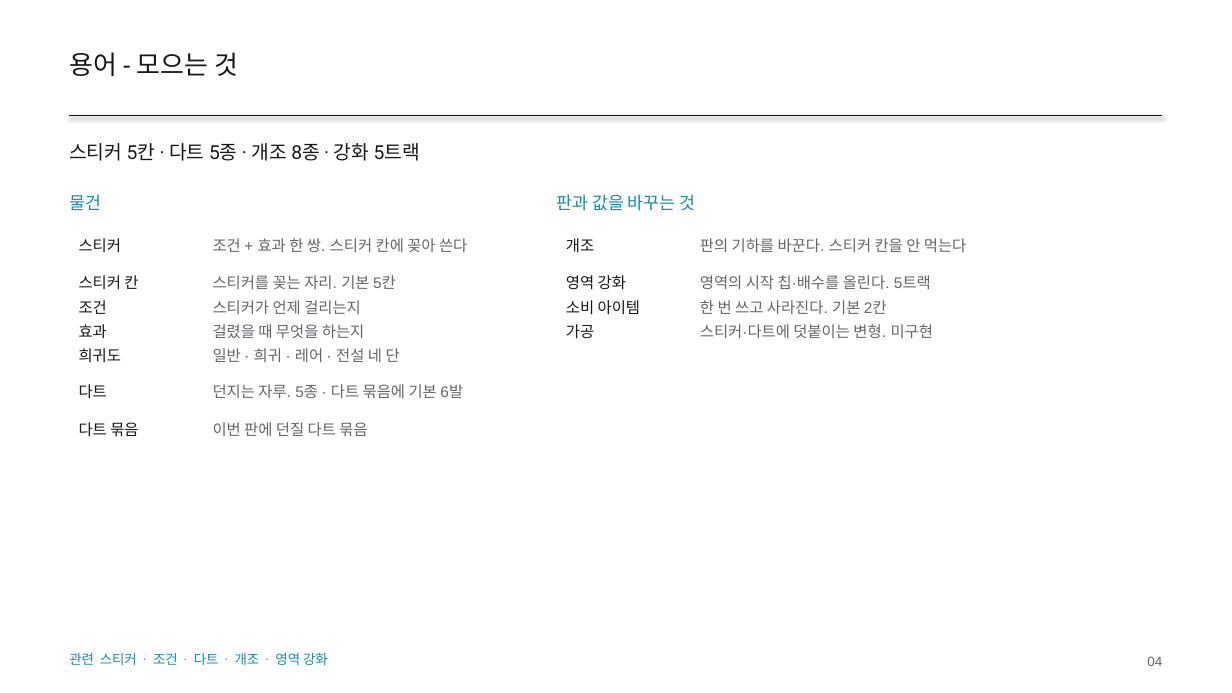
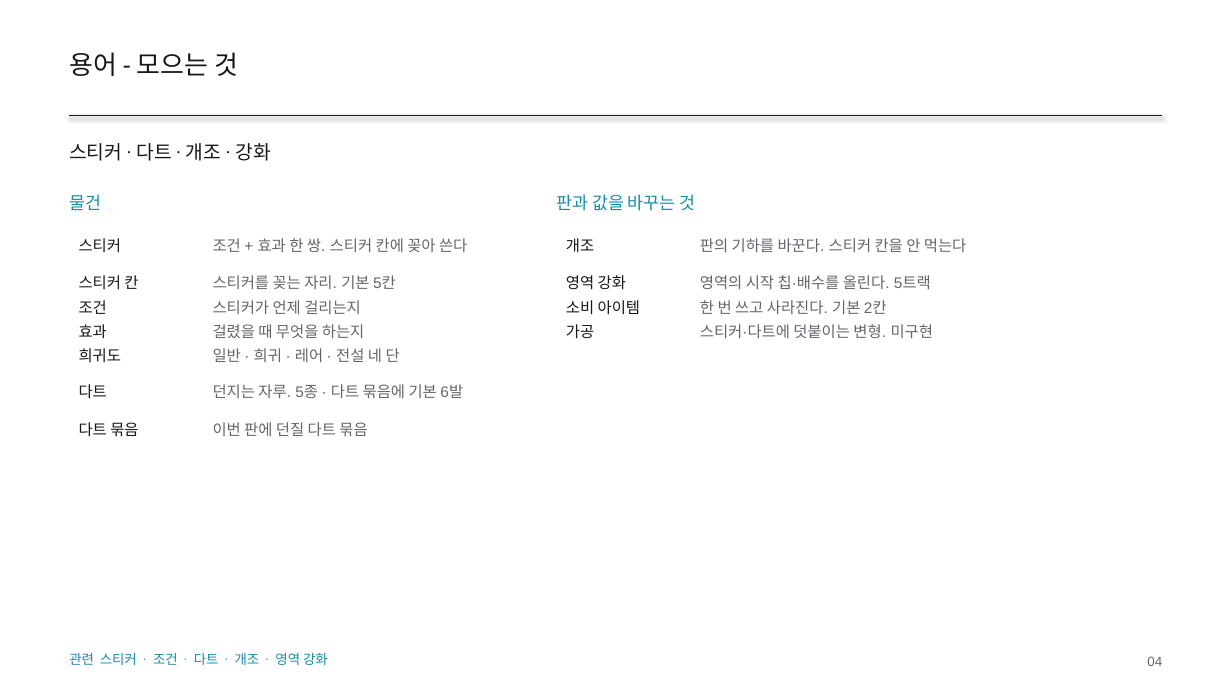
Before and after one commit to GGbong69/test-03, a slide deck: slide 4 of docs/HIGHTONE_기획서.pptx. Drawn at 1232x693 pixels with LibreOffice and Linux fonts; fonts in the diff are those of the drawing. Boxes give left, top, right and bottom in pixels: in the first picture for what was removed or moved away, otherwise in the second. Text is boxed around its words. In the diff, an @@ line names an element or a change of style, - is before the commit and + after.

```diff
--- a/docs/HIGHTONE_기획서.pptx
+++ b/docs/HIGHTONE_기획서.pptx
@@ text at bbox=[69, 143, 271, 161]: text changed @@
-스티커 5칸 · 다트 5종 · 개조 8종 · 강화 5트랙
+스티커 · 다트 · 개조 · 강화
```
Also in this commit, not shown: 21 other slides changed, 2 other files.
